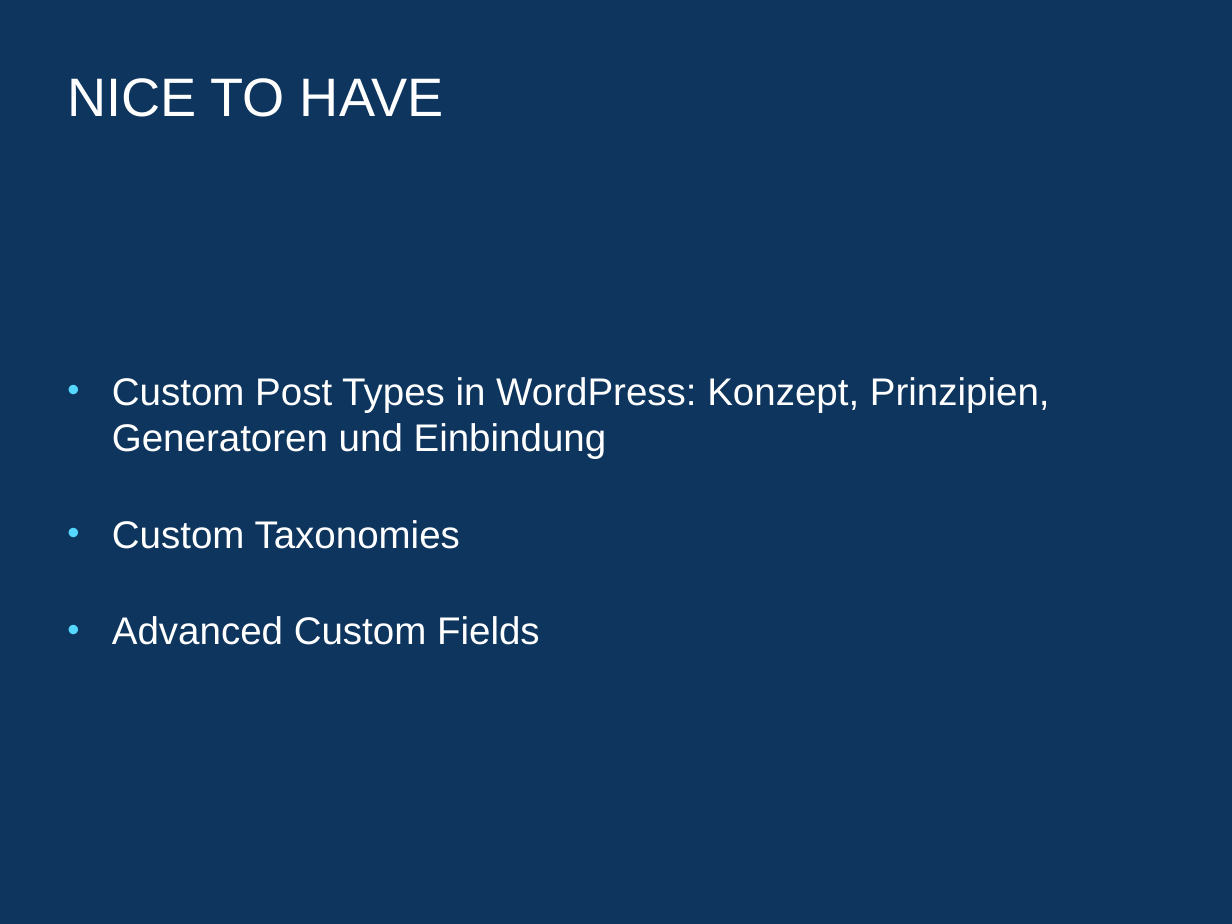
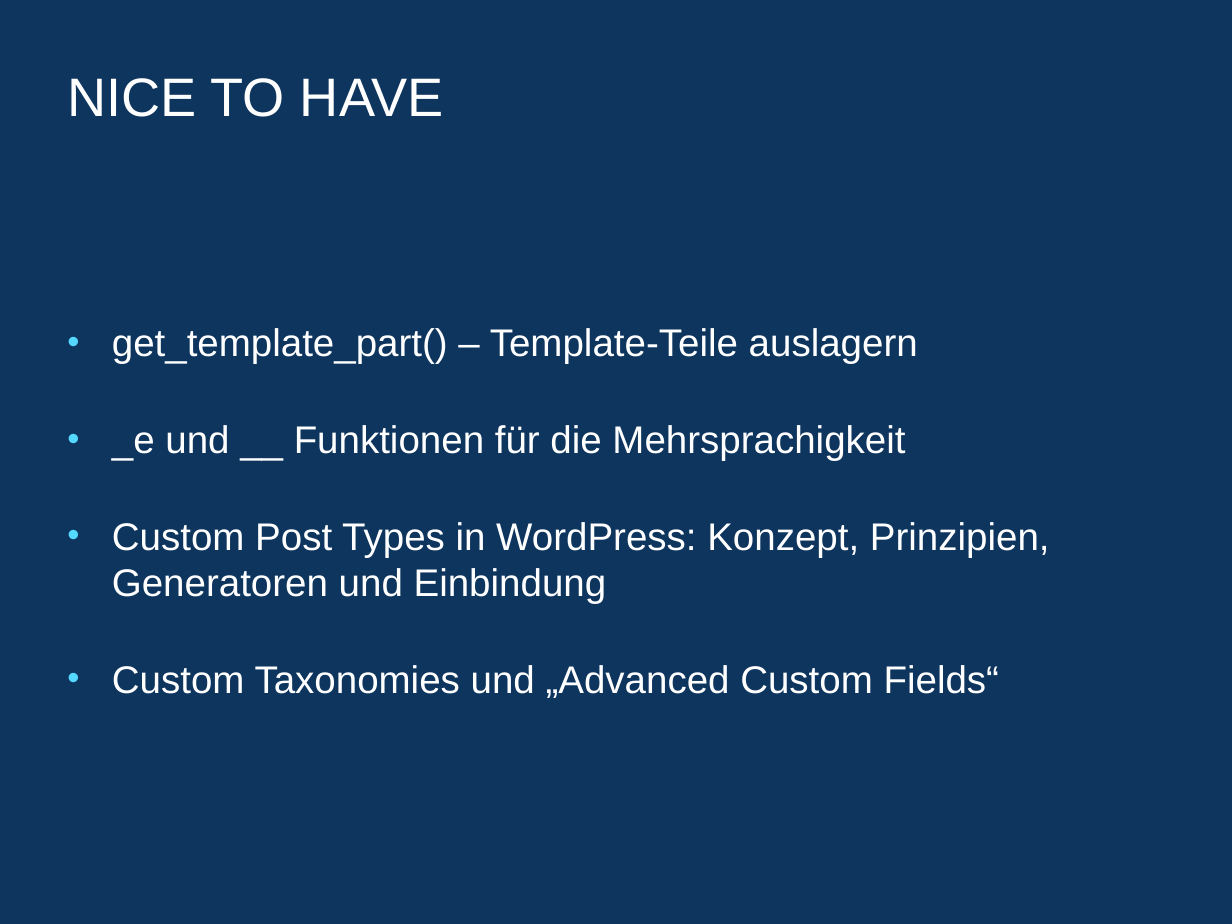
Before and after one commit to ginocremer/gfu, a slide deck: slide 8 of ppt/Folienbeispiel Vorstellung und Intro.ppt. Drawn at 1232x924 pixels with LibreOffice and Linux fonts; fonts in the diff are those of the drawing. Boxes give left, top, right and bottom in pixels: in the first picture for what was removed or moved away, otherwise in the second. Text is boxed around its words. In the diff, an @@ line names an element or a change of style, - is before the commit and + after.

```diff
--- a/ppt/Folienbeispiel Vorstellung und Intro.ppt
+++ b/ppt/Folienbeispiel Vorstellung und Intro.ppt
@@ text at (112,328,918,461): paragraphs added @@
+• get_template_part() – Template-Teile auslagern
+• _e und __ Funktionen für die Mehrsprachigkeit
@@ text at (112,665,1000,698): text changed @@
-• Custom Taxonomies
-• Advanced Custom Fields
+• Custom Taxonomies und „Advanced Custom Fields“
```
Also in this commit, not shown: 1 other slide changed, 2 other files.
